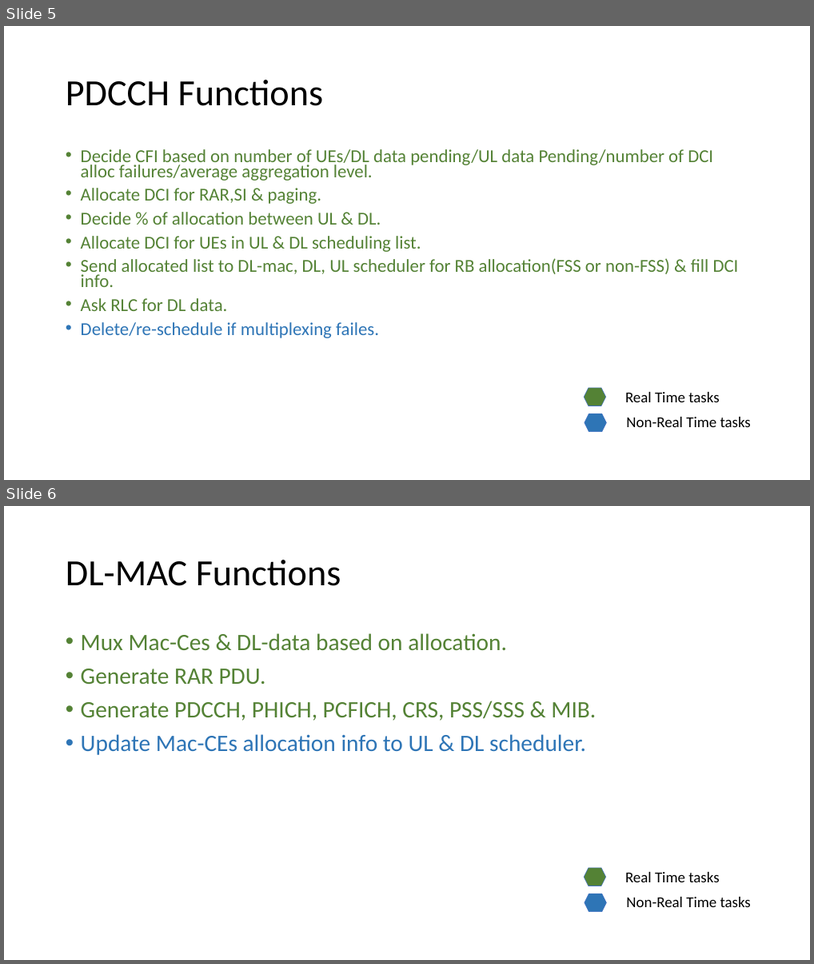
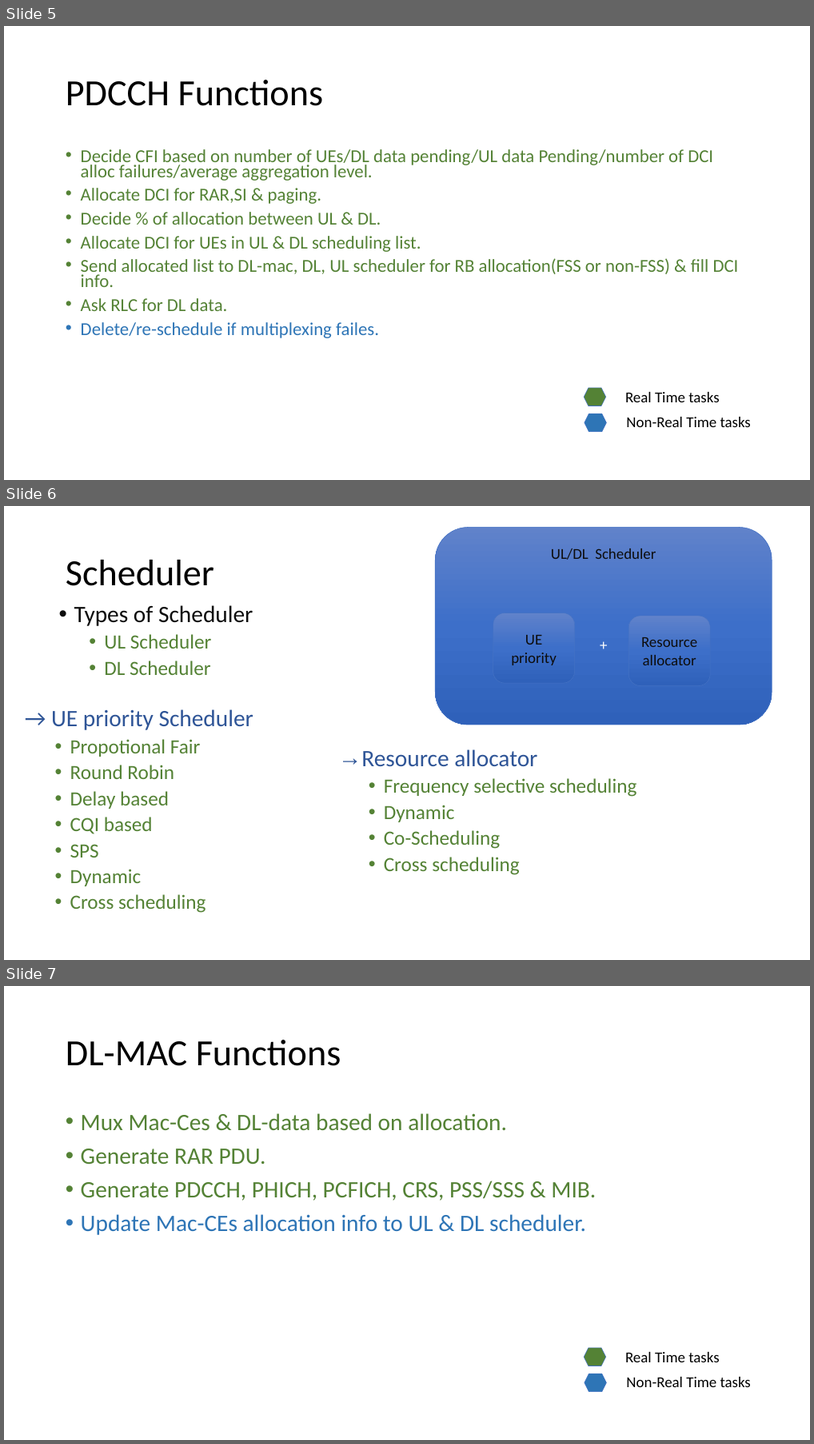
Before and after one commit to BharathTS007/openLteMac, a slide deck: Doc/openlte_MAC_ARCH_.pptx. Shown one above the other, each under a label of ours: slides 5 and 6 before the commit, slides 5, 6 and 7 after it. The pictures are 814x964 and 814x1444 pixels, drawn with LibreOffice and Linux fonts; fonts in the diff are those of the drawing. Boxes give left, top, right and bottom in pixels: in the first picture for what was removed or moved away, otherwise in the second. Text is boxed around its words. In the diff, an @@ line names an element or a change of style, - is before the commit and + after.

Commit message:
[framework] adding openLteMac files document
Change description:
      1. Added Scheduler & Power control slides.

```diff
--- a/Doc/openlte_MAC_ARCH_.pptx
+++ b/Doc/openlte_MAC_ARCH_.pptx
@@ slide 6 added at [4,506,810,960], background #FFFFFF @@
@@ rounded rectangle added at [435,527,772,724], fill gradient #6183CB to #3E70CA to #3062BB, outline #4472C4 0.5 pt, 18 pt, text #0D0D0D @@
+UL/DL Scheduler
++
@@ title added at [595,548,656,559], 44 pt, text #000000 @@
+Scheduler
@@ text added at [74,605,253,675], 24 pt, text #548235 @@
+• Types of Scheduler
+  • UL Scheduler
+  • DL Scheduler
@@ rounded rectangle added at [494,613,575,684], fill gradient #6183CB to #3E70CA to #3062BB, outline #4472C4 0.5 pt, 18 pt, text #0D0D0D @@
+UE priority
@@ rounded rectangle added at [629,616,710,686], fill gradient #6183CB to #3E70CA to #3062BB, outline #4472C4 0.5 pt, 18 pt, text #0D0D0D @@
+Resource allocator
@@ text added at [51,709,254,912], 24 pt, text #548235 @@
+→ UE priority Scheduler
+  • Propotional Fair
+  • Round Robin
+  • Delay based
+  • CQI based
+  • SPS
+  • Dynamic
+  • Cross scheduling
@@ text added at [362,749,637,875], 24 pt, text #548235 @@
+→ Resource allocator
+  • Frequency selective scheduling
+  • Dynamic
+  • Co-Scheduling
+  • Cross scheduling
@@ what was slide 6 is now slide 7 @@
```
Also in this commit, not shown: 1 other slide added.
